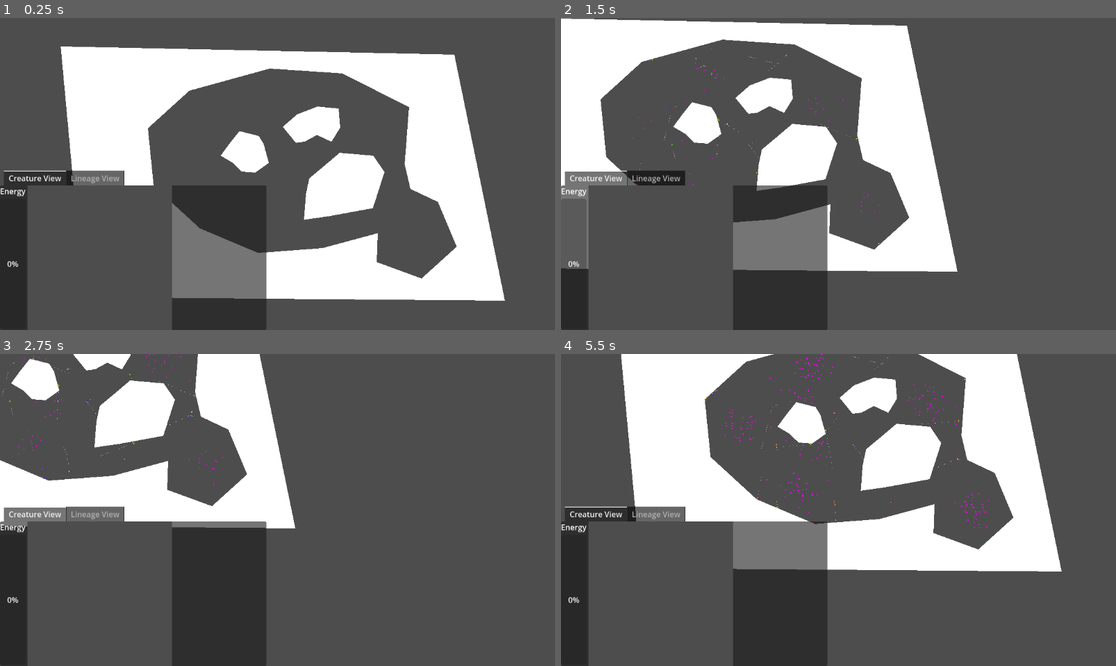
Above: before the commit, frames 1-4 (two rows, left to right).
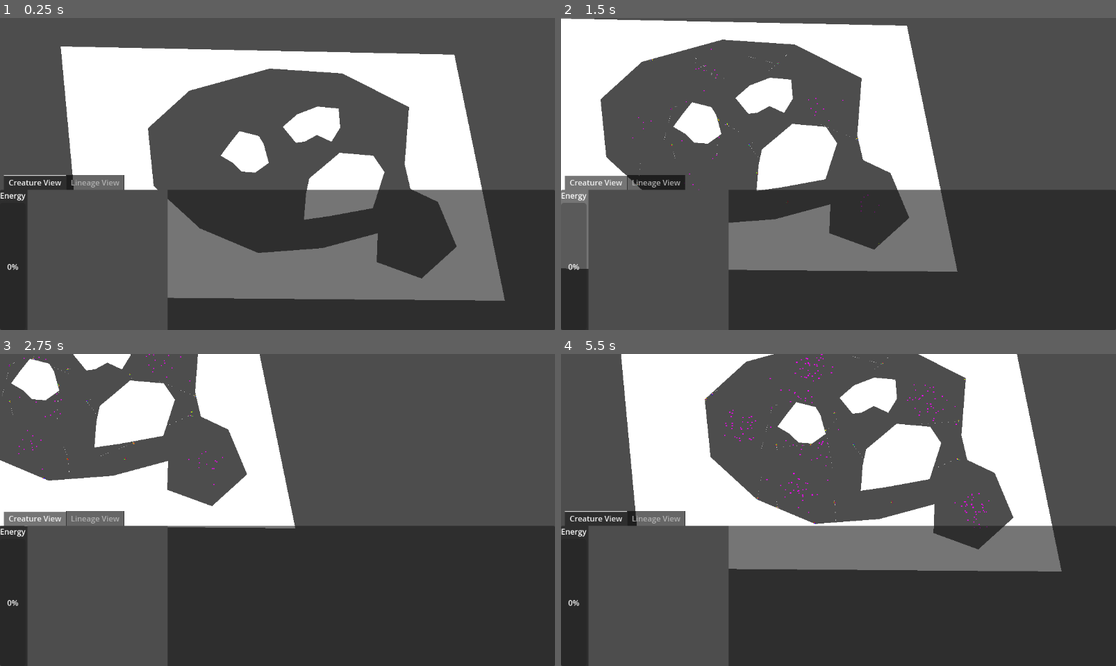
Above: after the commit, the same moments.

Repository: 06gusmog/EVOLUTIONATOR-4000
Game: Godot game, scene res://Misc/world.tscn
Same seed, same stepped clock (60 frames per second), same inputs: the game is played once before the commit and once after it.
Inputs (mouse positions are in pixels of both pictures, inside the frame that each line leads up to):
- Up to frame 1 (0.25 s): no input
- Up to frame 2 (1.5 s): tap Enter at 0.5 s; move the mouse to (960, 158) at 0.52 s; hold Right (right) 0.53-1.28 s; click (960, 158) at 0.6 s; tap O (test input, bound only after the commit) at 0.8, 1.35 s; move the mouse to (794, 233) at 1.27 s; hold Down (down) from 1.28 s (still down)
- Up to frame 3 (2.75 s): click (233, 569) at 1.55 s; move the mouse to (88, 456) at 2.02 s; release Down (down) at 2.03 s; hold Right (right) from 2.03 s (still down); click (88, 456) at 2.1 s; tap O (test input, bound only after the commit) at 2.3 s
- Up to frame 4 (5.5 s): move the mouse to (622, 385) at 2.77 s; release Right (right) at 2.78 s; hold Up (up) 2.78-3.53 s; tap O (test input, bound only after the commit) at 2.85, 3.8, 5.3 s; click (622, 385) at 3.05 s; move the mouse to (566, 503) at 3.52 s; hold Left (left) 3.53-5.03 s; tap Shift (zoom_in) at 3.6 s; move the mouse to (610, 435) at 4.27 s; tap Ctrl (zoom_out) at 4.35 s; click (610, 435) at 4.55 s; move the mouse to (816, 491) at 5.02 s; hold Down (down) from 5.03 s (still down); click (816, 491) at 5.1 s

The runs differ from the first frame. In frame 1, 25% of the frame differs, in the area x 0-100%, y 48-100%; in frame 2, 25%; in frame 3, 25%; in frame 4, 25%.
Error before the commit: Invalid assignment of property or key 'rotation' with value of type 'float' on a base object of type 'Nil'. (res://Cell)

Commit message:
Improvements
I have done a lot of stuff at different points in time without pushing. Build currently chashes on launch. I'll fix it later.

Diff:
--- a/Godot/Lineage Tracking/LineageDrawer.gd
+++ b/Godot/Lineage Tracking/LineageDrawer.gd
@@ -9,10 +9,13 @@
 
 func add_node(position, creatureID, creature_register):
 	var node = load("res://Lineage Tracking/node_start.tscn").instantiate()
-	node.get_child(0).texture = creature_register['image']
+	print_rich(creature_register[creatureID]['image'])
+	print(node.get_child(0))
 	node.position = position
 	node.creatureID = creatureID
 	add_child(node)
+	var img = load(creature_register[creatureID]['image'])
+	node.get_child(0).set_texture(img)
 	return node
 
 func add_line(node, to, is_mitosis_connection = false):
@@ -22,8 +25,34 @@
 		line.name = 'line'
 	node.add_child(line)
 
+func draw_specific_lineage(creatureID, event_register, creature_register):
+	while true:
+		var creature_item = creature_register[creatureID]
+		if creature_item['Parent'] == -1:
+			break
+		creatureID = creature_item['Parent']
+
+	var death_events = []
+	var event_indices = [creatureID]
+	var i = 0
+	while i < len(event_indices):
+		var creature_item = creature_register[event_indices[i]]
+		event_indices.append_array(creature_item['Offspring'])
+		if creature_item['Dead'] == false:
+			death_events.append(creature_item['Death Event'])
+		i += 1
+
+	var events = []
+	event_indices.append_array(death_events)
+	event_indices.sort()
+	for event_index in event_indices:
+		events.append(event_register[event_index])
+
+	draw_lineage(events, creature_register)
+
 func draw_lineage(event_register, creature_register):
 	for child in get_children():
+		#print('hello')
 		if child.name == 'IGNORE':
 			continue
 		child.queue_free()
@@ -32,16 +61,18 @@
 	var node_list = []
 	var cursor = [] #NOTE Currently empty is -1, currently line is ID
 	var x = 0
+	#print(event_register)
 	for event in event_register:
+		#print(event['Type'])
 		match event['Type']:
 			'Creation':
-				print('creation')
+				#print('creation')
 				for node in node_list:
 					node.position.y += padding_vertical
 				cursor.insert(0, event['CreatureID'])
 				node_list.append(add_node(Vector2(x * padding_horizontal, 0), event['CreatureID'], creature_register))
 			'Mitosis':
-				print('mitosis')
+				#print('mitosis')
 				var parent_index = cursor.find(event['Parent CreatureID'])
 				if parent_index+1 == len(cursor):
 					cursor.append(event['Offspring CreatureID'])
@@ -61,7 +92,7 @@
 					node_list.append(add_node(Vector2(x * padding_horizontal, (parent_index+1) * padding_vertical), event['Offspring CreatureID'], creature_register))
 				add_line(node_list[-1], Vector2(0, -padding_vertical), true)
 			'Death':
-				print('Death')
+				#print('Death')
 				var index = cursor.find(event['CreatureID'])
 				cursor[index] = -1
 				for node in node_list:
@@ -74,8 +105,10 @@
 						break
 		x += 1
 	x -= 1
+	#print('hello3')
 	var index = -1
 	for row in cursor:
+
 		index += 1
 		if row == -1:
 			continue
--- /dev/null
+++ b/Godot/Lineage Tracking/Photo Booth 2.gd
@@ -0,0 +1,28 @@
+extends Node2D
+
+var counter = 0
+func _ready():
+	GlobalSettings.photo_booth = self
+
+
+func generate_icon(DNA, color_sheet):
+	var lowest_positions = Vector2(0,0)
+	var icon_size = Vector2(0,0)
+	for RNA in DNA:
+		var pos = RNA['Position']
+		if pos.x < lowest_positions.x:
+			lowest_positions.x = pos.x
+		if pos.y < lowest_positions.y:
+			lowest_positions.y = pos.y
+		if pos.x > icon_size.x:
+			icon_size.x = pos.x
+		if pos.y > icon_size.y:
+			icon_size.y = pos.y
+	icon_size -= lowest_positions # Because lowest_positions is negative
+	var icon = Image.create(icon_size.x+1, icon_size.y+1, false, Image.FORMAT_RGBA8)
+	for RNA in DNA:
+		icon.set_pixel(RNA['Position'].x - lowest_positions.x, RNA['Position'].y - lowest_positions.y, color_sheet[RNA['Type']])
+
+	icon.save_png('res://Lineage Tracking/Icons/' + str(counter) + '.png')
+	counter += 1
+	return 'res://Lineage Tracking/Icons/' + str(counter-1) + '.png'
--- a/Godot/Lineage Tracking/Photo Booth.gd
+++ b/Godot/Lineage Tracking/Photo Booth.gd
@@ -7,10 +7,11 @@
 
 @export var edge_padding = 0.01
 
+
 func generate_icon(DNA):
 	var cells = {}
 	var radius_squared = 0
-	for child in $"Camera Room".get_children():
+	for child in camera_room.get_children():
 		if child is Camera2D:
 			continue
 		child.queue_free()
@@ -47,4 +48,5 @@
 
 	camera_2d.zoom = Vector2(1,1) * float(camera_2d.get_viewport().size.x) / (sqrt(radius_squared) + edge_padding)
 	var img = camera_room.get_texture().get_image()
+	img.convert(Image.FORMAT_RGBA8)
 	return ImageTexture.create_from_image(img)
--- a/Godot/Lineage Tracking/node_start.tscn
+++ b/Godot/Lineage Tracking/node_start.tscn
@@ -6,3 +6,5 @@
 script = ExtResource("1_3m7o7")
 
 [node name="Sprite2D" type="Sprite2D" parent="."]
+texture_filter = 1
+scale = Vector2(20, 20)
--- a/Godot/Lineage Tracking/photo_booth.tscn
+++ b/Godot/Lineage Tracking/photo_booth.tscn
@@ -6,5 +6,7 @@
 script = ExtResource("1_x2mek")
 
 [node name="Camera Room" type="SubViewport" parent="."]
+transparent_bg = true
+render_target_update_mode = 4
 
 [node name="Camera2D" type="Camera2D" parent="Camera Room"]
--- /dev/null
+++ b/Godot/Lineage Tracking/photo_booth_2.tscn
@@ -0,0 +1,6 @@
+[gd_scene load_steps=2 format=3 uid="uid://bsbbgrak06yss"]
+
+[ext_resource type="Script" path="res://Lineage Tracking/Photo Booth 2.gd" id="1_ofubd"]
+
+[node name="Photo Booth 2" type="Node2D"]
+script = ExtResource("1_ofubd")
--- a/Godot/Misc/Creature.gd
+++ b/Godot/Misc/Creature.gd
@@ -12,6 +12,7 @@
 @onready var visual_effects_root_node = $"Visual Effects"
 @onready var line_2d = $"Visual Effects/Line2D"
 
+signal done_loading
 signal mitosis
 signal cell_death(cellID:String)
 signal death
@@ -53,6 +54,8 @@
 	energy = GlobalSettings.energy_starting_PC * len(cells)
 
 	get_parent().get_node('FoodSpawnPoints').get_node('FoodSpawnTimer').timeout.connect(reproduce_time)
+
+	done_loading.emit()
 # Called every frame. 'delta' is the elapsed time since the previous frame.
 func _process(delta):
 	clear_killing_queue()
--- a/Godot/Misc/SimulationHandler.gd
+++ b/Godot/Misc/SimulationHandler.gd
@@ -14,10 +14,6 @@
 @onready var food_spawn_nodes = get_node("FoodSpawnPoints").get_children()
 
 
-func _process(delta):
-	if Input.is_action_just_pressed('test input'):
-		for event in GlobalSettings.event_register:
-			print(event)
 
 func _ready():
 	food_spawn_nodes.pop_at(-1)
--- a/Godot/Misc/UserInterface.gd
+++ b/Godot/Misc/UserInterface.gd
@@ -7,17 +7,16 @@
 @onready var camera_2d = $"../../Camera2D"
 @export var camera_move_speed = 5.0
 @onready var lineage_drawer = $"Lineage View/LineageDrawer"
+@onready var canvas_layer = $".."
 
 
 @onready var creature_sim = $"Creature View/Creature Sim"
-@onready var progress_bar = $"TabContainer/Creature View/Creature View/ProgressBar"
+@onready var progress_bar = $"VBoxContainer/TabContainer/Creature View/Creature View/ProgressBar"
 @onready var world = $"../.."
 
 var visual_creature_file = preload("res://Misc/UI assets/visual_creature.tscn")
 const CONNECTION2D = preload("res://Misc/UI assets/connection.gd")
 
-func _ready():
-	GlobalSettings.event.connect(_on_event)
 
 func _process(_delta):
 	camera_2d.position += Input.get_vector( 'left', 'right', 'up', 'down') * camera_move_speed * 1/camera_2d.zoom
@@ -31,23 +30,28 @@
 			print('Pause')
 			get_tree().paused = true
 
+	if Input.is_action_just_pressed("test input"):
+		if is_a_creature_selected:
+			lineage_drawer.draw_specific_lineage(creature_selected.creatureID, GlobalSettings.event_register, GlobalSettings.creature_register)
+
 	if Input.is_action_just_pressed('click'):
 		var mouse_pos = world.get_local_mouse_position()
-		print(mouse_pos)
-		is_a_creature_selected = false
-		creature_sim.get_child(0).visible = false
-		progress_bar.value = 0
-		if is_instance_valid(creature_selected):
-			creature_selected.get_child(0).get_child(0).visible = false
-		for creature in world.get_children():
-			if not creature is RigidBody2D:
-				continue
-			#print(mouse_pos.distance_squared_to(creature.global_position))
-			if mouse_pos.distance_squared_to(creature.global_position) <= creature.bounding_sphere_size*creature.bounding_sphere_size:
-				creature_clicked(creature)
-				is_a_creature_selected = true
-				creature_sim.get_child(0).visible = true
-				break
+		var local_mouse_pos = get_viewport().get_mouse_position()
+		if local_mouse_pos.y < get_viewport_rect().size.y/2:
+			is_a_creature_selected = false
+			creature_sim.get_child(0).visible = false
+			progress_bar.value = 0
+			if is_instance_valid(creature_selected):
+				creature_selected.get_child(0).get_child(0).visible = false
+			for creature in world.get_children():
+				if not creature is RigidBody2D:
+					continue
+				#print(mouse_pos.distance_squared_to(creature.global_position))
+				if mouse_pos.distance_squared_to(creature.global_position) <= creature.bounding_sphere_size*creature.bounding_sphere_size:
+					creature_clicked(creature)
+					is_a_creature_selected = true
+					creature_sim.get_child(0).visible = true
+					break
 
 
 	if not is_a_creature_selected: # When there is no selected creature: break
@@ -74,9 +78,6 @@
 						connection.update_output(real_cells[connection.origin_cellID].output)
 
 	progress_bar.value = creature_selected.energy
-
-func _on_event():
-	lineage_drawer.draw_lineage(GlobalSettings.event_register, GlobalSettings.creature_register)
 
 func creature_clicked(creature):
 	if is_instance_valid(creature_selected):
--- a/Godot/Misc/world.tscn
+++ b/Godot/Misc/world.tscn
@@ -1,9 +1,11 @@
-[gd_scene load_steps=9 format=3 uid="uid://dqhflav3j0b86"]
+[gd_scene load_steps=11 format=3 uid="uid://dqhflav3j0b86"]
 
 [ext_resource type="Script" path="res://Misc/SimulationHandler.gd" id="1_yl8cj"]
 [ext_resource type="PackedScene" uid="uid://bgpjpvrhc2ioi" path="res://Misc/food_object.tscn" id="2_8ygnx"]
 [ext_resource type="Script" path="res://Misc/UserInterface.gd" id="3_6vnwv"]
 [ext_resource type="PackedScene" uid="uid://et3fgg6klysf" path="res://Lineage Tracking/lineage_drawer.tscn" id="4_lw6q8"]
+[ext_resource type="PackedScene" uid="uid://dvxvhwmlwa1bj" path="res://Lineage Tracking/photo_booth.tscn" id="5_m7cfs"]
+[ext_resource type="PackedScene" uid="uid://bsbbgrak06yss" path="res://Lineage Tracking/photo_booth_2.tscn" id="6_77bdk"]
 
 [sub_resource type="CircleShape2D" id="CircleShape2D_rjn3i"]
 radius = 19.0263
@@ -161,56 +163,69 @@
 grow_horizontal = 2
 grow_vertical = 2
 size_flags_horizontal = 0
-mouse_filter = 1
 script = ExtResource("3_6vnwv")
 
-[node name="TabContainer" type="TabContainer" parent="CanvasLayer/UserInterface"]
+[node name="VBoxContainer" type="VBoxContainer" parent="CanvasLayer/UserInterface"]
 layout_mode = 1
-anchors_preset = 2
-anchor_top = 1.0
+anchors_preset = 15
+anchor_right = 1.0
 anchor_bottom = 1.0
-offset_top = -178.0
-offset_right = 553.0
-grow_vertical = 0
-
-[node name="Creature View" type="HBoxContainer" parent="CanvasLayer/UserInterface/TabContainer"]
-layout_mode = 2
-
-[node name="Creature View" type="VBoxContainer" parent="CanvasLayer/UserInterface/TabContainer/Creature View"]
-layout_mode = 2
-
-[node name="Label" type="Label" parent="CanvasLayer/UserInterface/TabContainer/Creature View/Creature View"]
+grow_horizontal = 2
+grow_vertical = 2
+
+[node name="ColorRect" type="ColorRect" parent="CanvasLayer/UserInterface/VBoxContainer"]
+layout_mode = 2
+size_flags_vertical = 3
+color = Color(1, 1, 1, 0)
+
+[node name="TabContainer" type="TabContainer" parent="CanvasLayer/UserInterface/VBoxContainer"]
+layout_mode = 2
+size_flags_vertical = 3
+metadata/_edit_use_anchors_ = true
+
+[node name="Creature View" type="HBoxContainer" parent="CanvasLayer/UserInterface/VBoxContainer/TabContainer"]
+layout_mode = 2
+
+[node name="Creature View" type="VBoxContainer" parent="CanvasLayer/UserInterface/VBoxContainer/TabContainer/Creature View"]
+layout_mode = 2
+
+[node name="Label" type="Label" parent="CanvasLayer/UserInterface/VBoxContainer/TabContainer/Creature View/Creature View"]
 layout_mode = 2
 size_flags_vertical = 0
 text = "Energy
 "
 horizontal_alignment = 1
 
-[node name="ProgressBar" type="ProgressBar" parent="CanvasLayer/UserInterface/TabContainer/Creature View/Creature View"]
-custom_minimum_size = Vector2(0, 270)
-layout_mode = 2
-size_flags_vertical = 1
+[node name="ProgressBar" type="ProgressBar" parent="CanvasLayer/UserInterface/VBoxContainer/TabContainer/Creature View/Creature View"]
+layout_mode = 2
+size_flags_vertical = 3
 fill_mode = 3
 
-[node name="AspectRatioContainer" type="AspectRatioContainer" parent="CanvasLayer/UserInterface/TabContainer/Creature View"]
-custom_minimum_size = Vector2(300, 300)
-layout_mode = 2
-
-[node name="TextureRect" type="TextureRect" parent="CanvasLayer/UserInterface/TabContainer/Creature View/AspectRatioContainer"]
+[node name="AspectRatioContainer" type="AspectRatioContainer" parent="CanvasLayer/UserInterface/VBoxContainer/TabContainer/Creature View"]
+layout_mode = 2
+size_flags_horizontal = 2
+stretch_mode = 1
+alignment_horizontal = 0
+
+[node name="TextureRect" type="TextureRect" parent="CanvasLayer/UserInterface/VBoxContainer/TabContainer/Creature View/AspectRatioContainer"]
 layout_mode = 2
 texture = SubResource("ViewportTexture_xdqrd")
 expand_mode = 4
 
-[node name="Lineage View" type="HBoxContainer" parent="CanvasLayer/UserInterface/TabContainer"]
+[node name="Lineage View" type="HBoxContainer" parent="CanvasLayer/UserInterface/VBoxContainer/TabContainer"]
 visible = false
 layout_mode = 2
 
-[node name="AspectRatioContainer" type="AspectRatioContainer" parent="CanvasLayer/UserInterface/TabContainer/Lineage View"]
-layout_mode = 2
-
-[node name="TextureRect" type="TextureRect" parent="CanvasLayer/UserInterface/TabContainer/Lineage View/AspectRatioContainer"]
+[node name="AspectRatioContainer" type="AspectRatioContainer" parent="CanvasLayer/UserInterface/VBoxContainer/TabContainer/Lineage View"]
+layout_mode = 2
+size_flags_horizontal = 2
+stretch_mode = 1
+alignment_horizontal = 0
+
+[node name="TextureRect" type="TextureRect" parent="CanvasLayer/UserInterface/VBoxContainer/TabContainer/Lineage View/AspectRatioContainer"]
 layout_mode = 2
 texture = SubResource("ViewportTexture_noyqq")
+expand_mode = 4
 
 [node name="Creature View" type="SubViewport" parent="CanvasLayer/UserInterface"]
 
@@ -223,6 +238,10 @@
 [node name="Lineage View" type="SubViewport" parent="CanvasLayer/UserInterface"]
 
 [node name="LineageDrawer" parent="CanvasLayer/UserInterface/Lineage View" instance=ExtResource("4_lw6q8")]
+
+[node name="Photo Booth" parent="CanvasLayer/UserInterface" instance=ExtResource("5_m7cfs")]
+
+[node name="Photo Booth 2" parent="CanvasLayer/UserInterface" instance=ExtResource("6_77bdk")]
 
 [connection signal="timeout" from="Spawnpoints/SpawnTimer" to="." method="_on_spawn_timer_timeout"]
 [connection signal="timeout" from="FoodSpawnPoints/FoodSpawnTimer" to="." method="_on_food_spawn_timer_timeout"]
--- a/Godot/Standards/global_settings.gd
+++ b/Godot/Standards/global_settings.gd
@@ -1,6 +1,15 @@
 extends Node
 
 signal event
+
+# Visual
+var color_sheet = {
+	'eating_cell.tscn':Color.RED,
+	'eye_cell.tscn':Color.PURPLE,
+	'move_cell.tscn':Color.BLUE,
+	'neuron_cell.tscn':Color.YELLOW,
+	'rotation_cell.tscn':Color.GREEN
+	}
 
 #Map
 var map_size = Vector2(640, 384)
@@ -40,24 +49,24 @@
 var event_register = []
 var creature_register = []
 
-var photo_booth = load("res://Lineage Tracking/photo_booth.tscn").instantiate()
+var photo_booth
 
 func add_event(type:String, creatureID:int, other_tags:Array = []):
-	event.emit()
-	print(type)
-	print(creatureID)
 	match type:
 		'Creation':
 			event_register.append({'Type':'Creation', 'CreatureID': creatureID})
-			creature_register.append({'Creation Event':len(event_register)-1, 'DNA':other_tags[0], 'Parent':-1, 'Offspring':[], 'image':photo_booth.generate_icon(other_tags[0]), 'Dead':false, 'Death Event':0})
+			creature_register.append({'Creation Event':len(event_register)-1, 'DNA':other_tags[0], 'Parent':-1, 'Offspring':[], 'image':photo_booth.generate_icon(other_tags[0], color_sheet), 'Dead':false, 'Death Event':0})
 		'Mitosis':
 			event_register.append({'Type':'Mitosis', 'Offspring CreatureID': creatureID, 'Parent CreatureID': other_tags[0]})
-			creature_register.append({'Creation Event':len(event_register)-1, 'DNA':other_tags[1], 'Parent':other_tags[0], 'Offspring':[], 'image':photo_booth.generate_icon(other_tags[1]), 'Dead':false, 'Death Event':0})
+			creature_register.append({'Creation Event':len(event_register)-1, 'DNA':other_tags[1], 'Parent':other_tags[0], 'Offspring':[], 'image':photo_booth.generate_icon(other_tags[1], color_sheet), 'Dead':false, 'Death Event':0})
 			creature_register[other_tags[0]]['Offspring'].append(creatureID)
 		'Death':
 			event_register.append({'Type':'Death', 'CreatureID':creatureID})
 			creature_register[creatureID]['Dead'] = true
 			creature_register[creatureID]['Death Event'] = len(event_register)-1
+	event.emit()
+
+
 
 func _ready():
 	Engine.time_scale = simulation_speed
--- a/Godot/project.godot
+++ b/Godot/project.godot
@@ -57,7 +57,7 @@
 }
 "test input"={
 "deadzone": 0.5,
-"events": [Object(InputEventKey,"resource_local_to_scene":false,"resource_name":"","device":-1,"window_id":0,"alt_pressed":false,"shift_pressed":false,"ctrl_pressed":false,"meta_pressed":false,"pressed":false,"keycode":0,"physical_keycode":32,"key_label":0,"unicode":32,"echo":false,"script":null)
+"events": [Object(InputEventKey,"resource_local_to_scene":false,"resource_name":"","device":-1,"window_id":0,"alt_pressed":false,"shift_pressed":false,"ctrl_pressed":false,"meta_pressed":false,"pressed":false,"keycode":0,"physical_keycode":79,"key_label":0,"unicode":111,"echo":false,"script":null)
 ]
 }
 click={
@@ -75,3 +75,7 @@
 
 2d/default_gravity=0.0
 2d/default_gravity_vector=Vector2(0, 0)
+
+[rendering]
+
+textures/canvas_textures/default_texture_filter=0
Binary file added: Godot/Lineage Tracking/test.png
Not shown, added: Godot/Lineage Tracking/test.png.import
Not shown, changed: .gitignore
